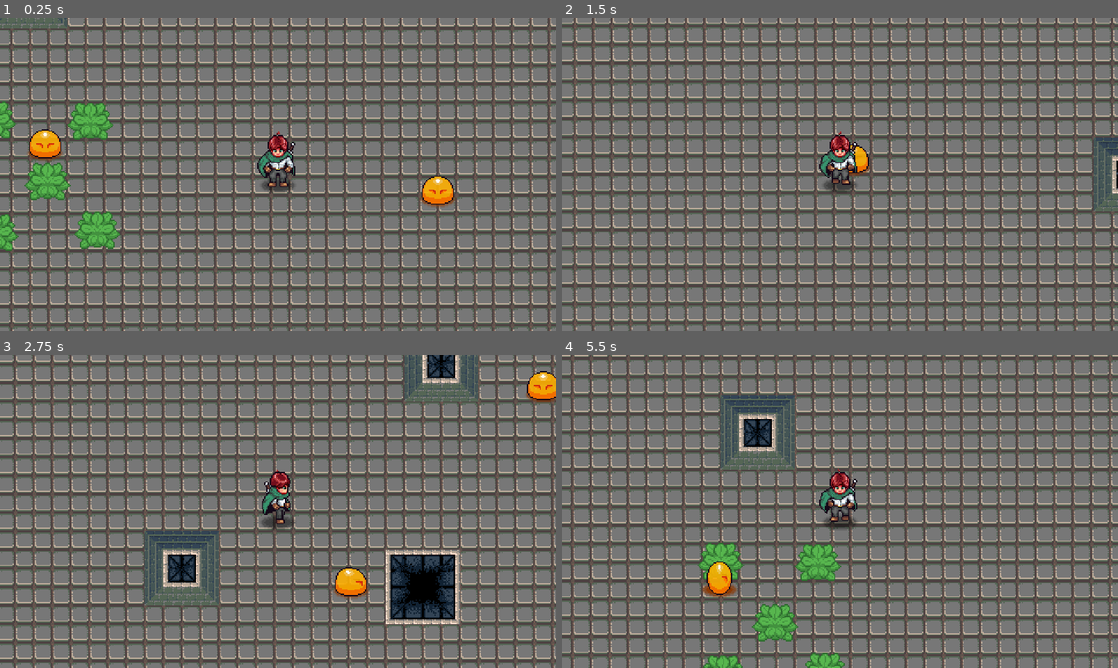
Above: before the commit, frames 1-4 (two rows, left to right).
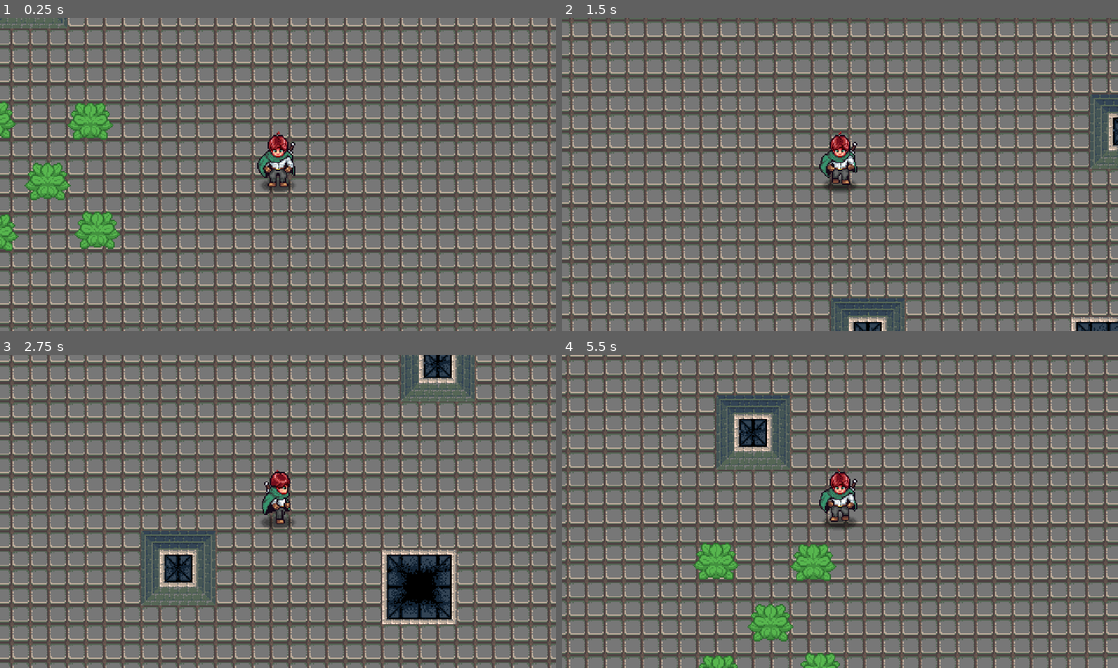
Above: after the commit, the same moments.

Repository: UltimaAngel/Video-Game-Project-1
Game: Godot game, scene res://game/scenes/game.tscn
Two runs of this game, one before a commit and one after it. Both use one fixed random seed, a clock stepped at 60 frames per second and the inputs below.
Inputs (mouse positions are in pixels of both pictures, inside the frame that each line leads up to):
- Up to frame 1 (0.25 s): no input
- Up to frame 2 (1.5 s): move the mouse to (962, 158) at 0.52 s; press the mouse at (962, 158) at 0.53 s; hold D (right) 0.53-1.28 s; move the mouse to (728, 190) at 1.27 s; release the mouse at (728, 190) at 1.28 s; hold S (down) from 1.28 s (still down); tap I at 1.35 s
- Up to frame 3 (2.75 s): move the mouse to (333, 442) at 2.02 s; release S (down) at 2.03 s; press the mouse at (333, 442) at 2.03 s; hold D (right) from 2.03 s (still down)
- Up to frame 4 (5.5 s): move the mouse to (812, 574) at 2.77 s; release D (right) at 2.78 s; release the mouse at (812, 574) at 2.78 s; hold W (up) 2.78-3.53 s; tap I at 2.85, 4.35 s; move the mouse to (1006, 558) at 3.52 s; press the mouse at (1006, 558) at 3.53 s; hold A (left) 3.53-5.03 s; move the mouse to (673, 464) at 4.27 s; release the mouse at (673, 464) at 4.28 s; move the mouse to (867, 511) at 5.02 s; press the mouse at (867, 511) at 5.03 s; hold S (down) from 5.03 s (still down)

The runs differ from the first frame. In frame 1, 1.0% of the frame differs, in the area x 5-82%, y 35-61%; in frame 2, 71%, in the area x 0-100%, y 0-100%; in frame 3, 35%; in frame 4, 38%.

Commit message:
Create Spawn Manager (#53)
* Write Pseudocode For Enemy Spawning

* Change SpawnManager Node Type to Node

* Make SpawnManager Script Extend Node

* Create Spawn Manager to Spawn Enemies

The spawn manager is a new component that will spawn slimes at random
points within the rectangle of used tiles of the parent TileMapLayer node. It first checks if the selected tile has collision points before selecting it as a spawn point. The number of slimes to spawn at once, the number of waves, and the time between spawns are all variable. Currently, the only bug I'm aware of is that slimes are no longer being drawn according to y-axis ordering; the player is always drawn over the slimes.

* Fix Y-Sorting For Slimes

Enabling y-sort for the map TileMapLayer node and SpawnManager, as well
as disabling z_as_relative for the SpawnManager (z index should no
longer be relative to parent's z-index, so SpawnManager and its child
nodes should have a z-index of 0), fixes the y-sorting for slimes so
that they are no longer always drawn behind the player.

* Remove Debug Prints & Enemies

* Create To-Do in SpawnManager Script

* Make Enemy Spawns Random & Ensure TileData Exists

The SpawnManager can now preload an array of packed scenes for future
enemy types. This allows for multiple types of enemies to spawn during a
wave. There is also a new conditional for checking if the randomly
selected tile exists. This accounts for any future, non-rectangular maps
where the used tile rectangle might encompass tiles that don't actually
exist. There is also a new signal that will emit when the final wave has
been cleared. Finally, wave_num has been marked as public in case any
future UI wants to indicate the current wave number.

Diff:
--- /dev/null
+++ b/components/spawn_manager/spawn_manager.gd
@@ -0,0 +1,53 @@
+extends Node2D
+
+signal final_wave_cleared
+
+# Allows for a variable number of enemy types to spawn
+@export var enemy_array: Array[PackedScene]
+# The number of enemies to spawn at a time
+@export var enemy_num: int = 1
+# Max number of waves until map cleared
+@export var max_waves: int = 3
+# How many seconds until next spawn
+@export var min_spawn_break: float = 5
+
+var wave_num: int = 0
+var _map: TileMapLayer
+var _map_used_rect_size := Vector2i(0, 0)
+var _tile_length: int = 16
+var _timer := Timer.new()
+
+
+func _ready():
+	get_parent().ready.connect(_on_map_ready)
+	_timer.timeout.connect(_on_timer_timeout)
+	add_child(_timer)
+
+
+func _on_map_ready():
+	_map = get_parent()
+	_map_used_rect_size = _map.get_used_rect().size
+	_tile_length = _map.tile_set.tile_size.x
+	_timer.start(min_spawn_break)
+
+
+func _on_timer_timeout():
+	for e in enemy_num:
+		var rand_pos: Vector2i
+		# Keep selecting a random tile within rectangular map boundary to spawn enemy on until
+		# selected tile exists and does not have a collision layer
+		while (1):
+			rand_pos = Vector2i(
+				randi_range(0, _map_used_rect_size.x - 1),
+				randi_range(0, _map_used_rect_size.y - 1),
+			)
+			var rand_tile_data: TileData = _map.get_cell_tile_data(rand_pos)
+			if rand_tile_data and rand_tile_data.get_collision_polygons_count(0) == 0:
+				break
+		var rand_enemy: Entity = enemy_array.pick_random().instantiate()
+		rand_enemy.global_position = _tile_length * Vector2(rand_pos)
+		add_child(rand_enemy)
+	wave_num += 1
+	if wave_num == max_waves:
+		_timer.stop()
+		final_wave_cleared.emit()
--- a/dungeon/map_01.tscn
+++ b/dungeon/map_01.tscn
@@ -1,6 +1,8 @@
-[gd_scene load_steps=4 format=4 uid="uid://clc62kh1t0g6n"]
+[gd_scene format=4 uid="uid://clc62kh1t0g6n"]
 
 [ext_resource type="Texture2D" uid="uid://caxypxc22mot7" path="res://dungeon/dungeon.png" id="1_wk8xt"]
+[ext_resource type="Script" uid="uid://07cfy4chih12" path="res://components/spawn_manager/spawn_manager.gd" id="2_cw28q"]
+[ext_resource type="PackedScene" uid="uid://canu8q4nsyg2a" path="res://entities/enemies/slime/scenes/slime.tscn" id="3_o4jrv"]
 
 [sub_resource type="TileSetAtlasSource" id="TileSetAtlasSource_2jc5b"]
 texture = ExtResource("1_wk8xt")
@@ -790,7 +792,15 @@
 physics_layer_0/collision_mask = 0
 sources/0 = SubResource("TileSetAtlasSource_2jc5b")
 
-[node name="Map-01" type="TileMapLayer"]
+[node name="Map-01" type="TileMapLayer" unique_id=1989491776]
 z_index = -1
+y_sort_enabled = true
 tile_map_data = PackedByteArray("AAAAAAAAAAASAAAAAAAAAAEAAAASAAEAAAAAAAIAAAASAAIAAAAAAAMAAAASAAIAAAAAAAQAAAASAAMAAAAAAA …(46000 unchanged characters)…
 tile_set = SubResource("TileSet_x7fwn")
+
+[node name="SpawnManager" type="Node2D" parent="." unique_id=945857269]
+z_as_relative = false
+y_sort_enabled = true
+script = ExtResource("2_cw28q")
+enemy_array = Array[PackedScene]([ExtResource("3_o4jrv")])
+enemy_num = 3
--- a/game/scenes/game.tscn
+++ b/game/scenes/game.tscn
@@ -4,7 +4,6 @@
 [ext_resource type="Script" uid="uid://b6fbiyjuwntgn" path="res://entities/player/scripts/player.gd" id="2_wowgv"]
 [ext_resource type="PackedScene" uid="uid://clc62kh1t0g6n" path="res://dungeon/map_01.tscn" id="3_vv3et"]
 [ext_resource type="PackedScene" uid="uid://dbqqs3tagpnsr" path="res://props/Objects/plant.tscn" id="3_wowgv"]
-[ext_resource type="PackedScene" uid="uid://canu8q4nsyg2a" path="res://entities/enemies/slime/scenes/slime.tscn" id="3_ykdcs"]
 
 [node name="Game" type="Node2D" unique_id=276743591]
 y_sort_enabled = true
@@ -30,24 +29,3 @@
 
 [node name="Plant5" parent="." unique_id=1863310130 instance=ExtResource("3_wowgv")]
 position = Vector2(338, 351)
-
-[node name="Enemies" type="Node2D" parent="." unique_id=757466994]
-y_sort_enabled = true
-
-[node name="Slime" parent="Enemies" unique_id=486012637 instance=ExtResource("3_ykdcs")]
-position = Vector2(1048, 330)
-
-[node name="Slime2" parent="Enemies" unique_id=1458505767 instance=ExtResource("3_ykdcs")]
-position = Vector2(840, 520)
-
-[node name="Slime3" parent="Enemies" unique_id=1591997113 instance=ExtResource("3_ykdcs")]
-position = Vector2(256, 544)
-
-[node name="Slime4" parent="Enemies" unique_id=596161835 instance=ExtResource("3_ykdcs")]
-position = Vector2(720, 328)
-
-[node name="Slime5" parent="Enemies" unique_id=2000123372 instance=ExtResource("3_ykdcs")]
-position = Vector2(72, 88)
-
-[node name="Slime6" parent="Enemies" unique_id=1969547897 instance=ExtResource("3_ykdcs")]
-position = Vector2(381, 288)
Not shown, added: components/spawn_manager/spawn_manager.gd.uid
